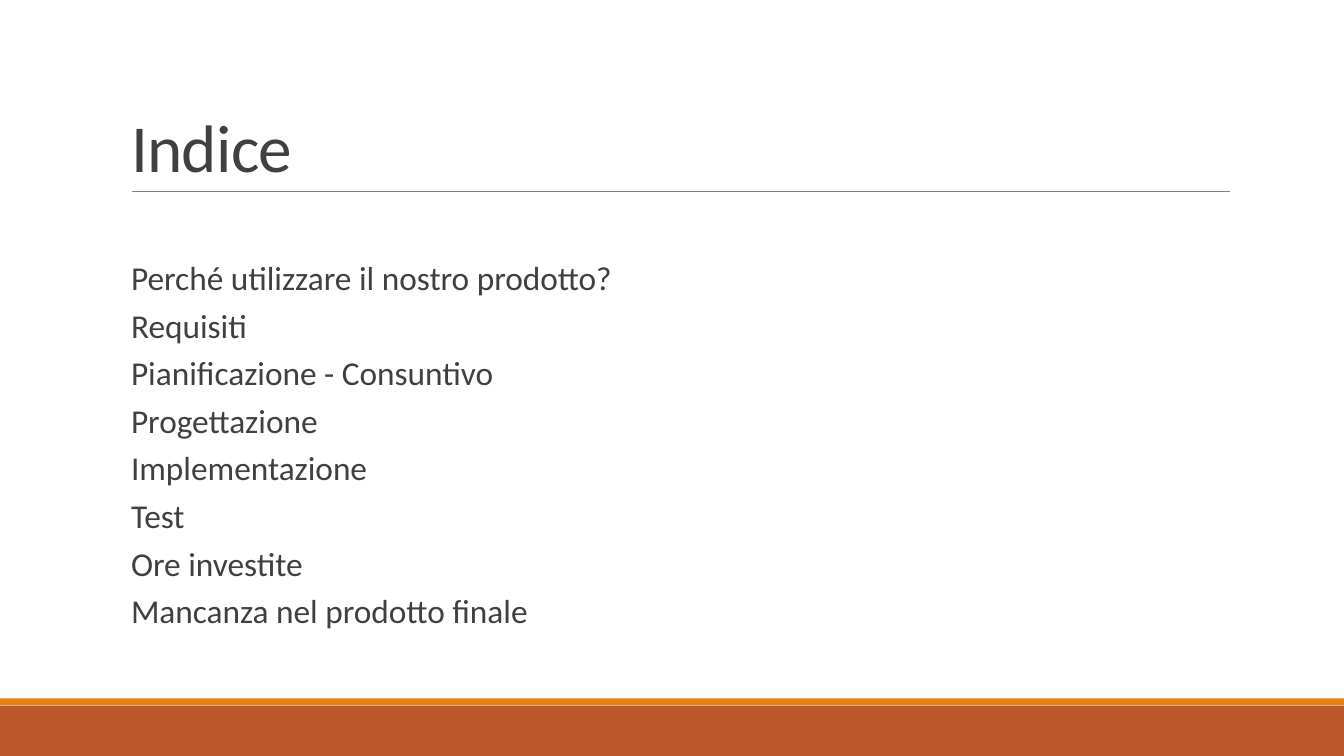
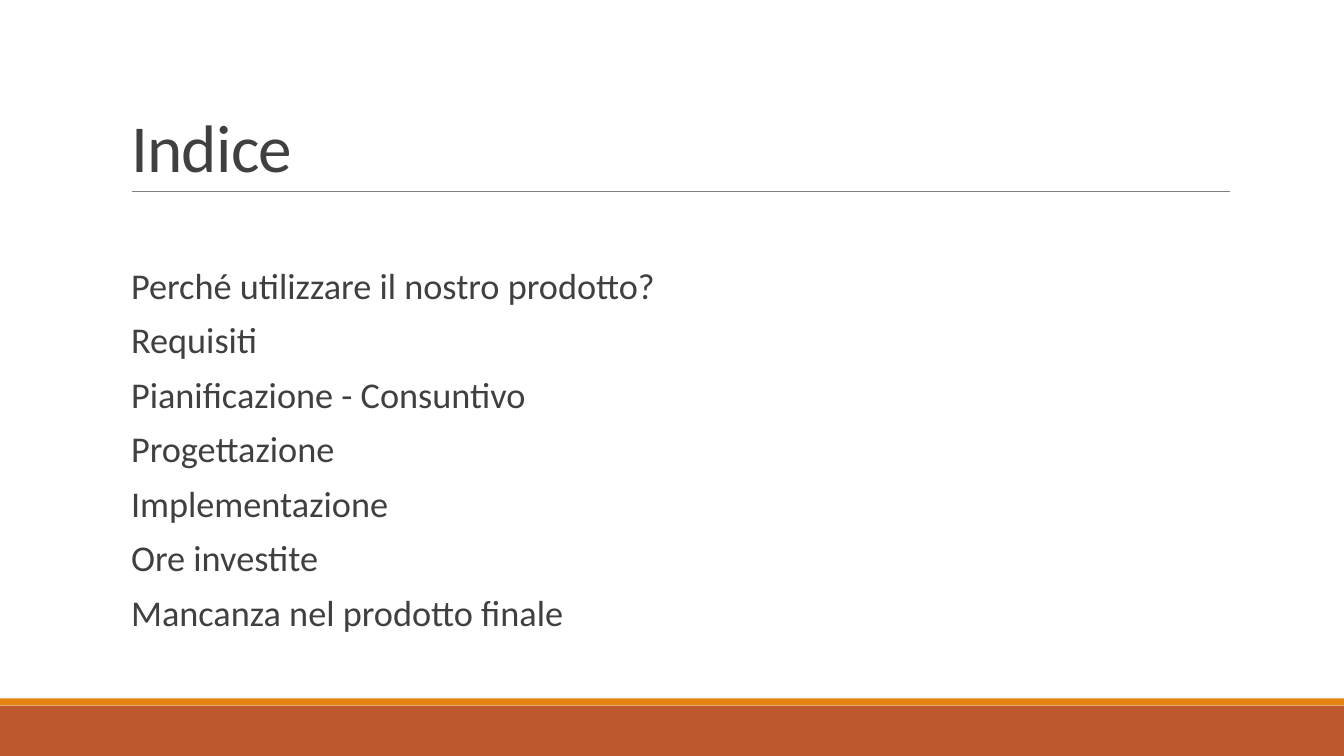
Before and after one commit to PaoloWeishaupt/Word-Clock, a slide deck: slide 2 of Presentazione/Presentazione_Word_Clock.pptx. Drawn at 1344x756 pixels with LibreOffice and Linux fonts; fonts in the diff are those of the drawing. Boxes give left, top, right and bottom in pixels: in the first picture for what was removed or moved away, otherwise in the second. Text is boxed around its words. In the diff, an @@ line names an element or a change of style, - is before the commit and + after.

```diff
--- a/Presentazione/Presentazione_Word_Clock.pptx
+++ b/Presentazione/Presentazione_Word_Clock.pptx
@@ text "Perché utilizzare il nostro prodotto?" at box(131, 274, 655, 632): size 23.8 to 25.9 pt; line spacing 0.7 to 0.8 @@
@@ text at box(131, 506, 185, 528): paragraph removed @@
-  Test
```
Also in this commit, not shown: 4 other slides changed, 1 slide added, 1 slide removed.
